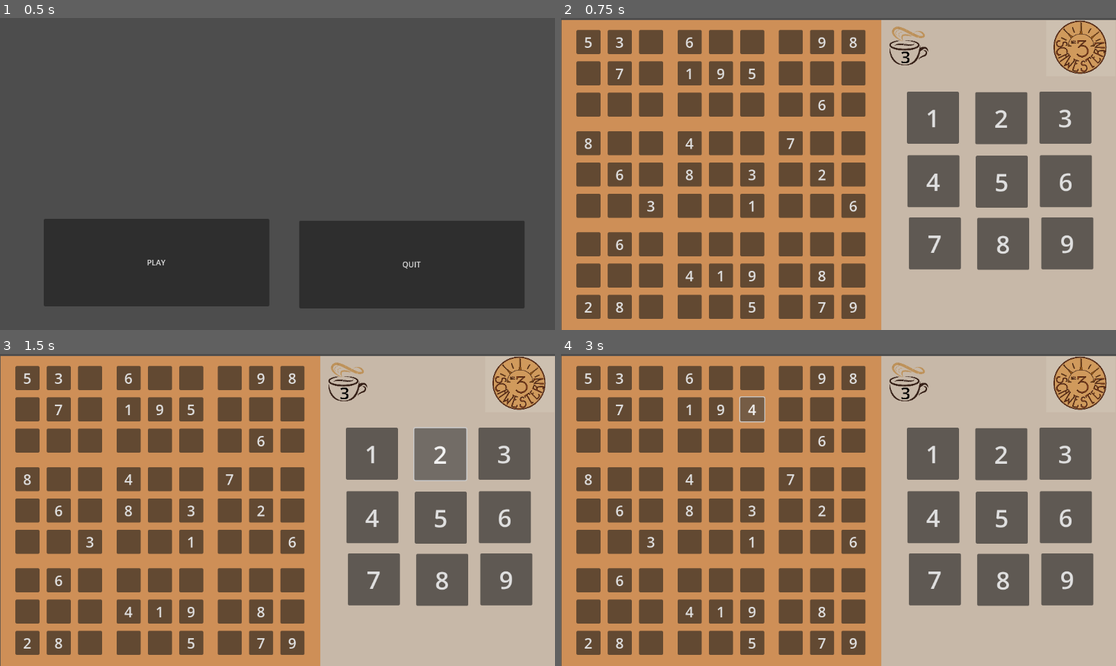
Above: before the commit, frames 1-4 (two rows, left to right).
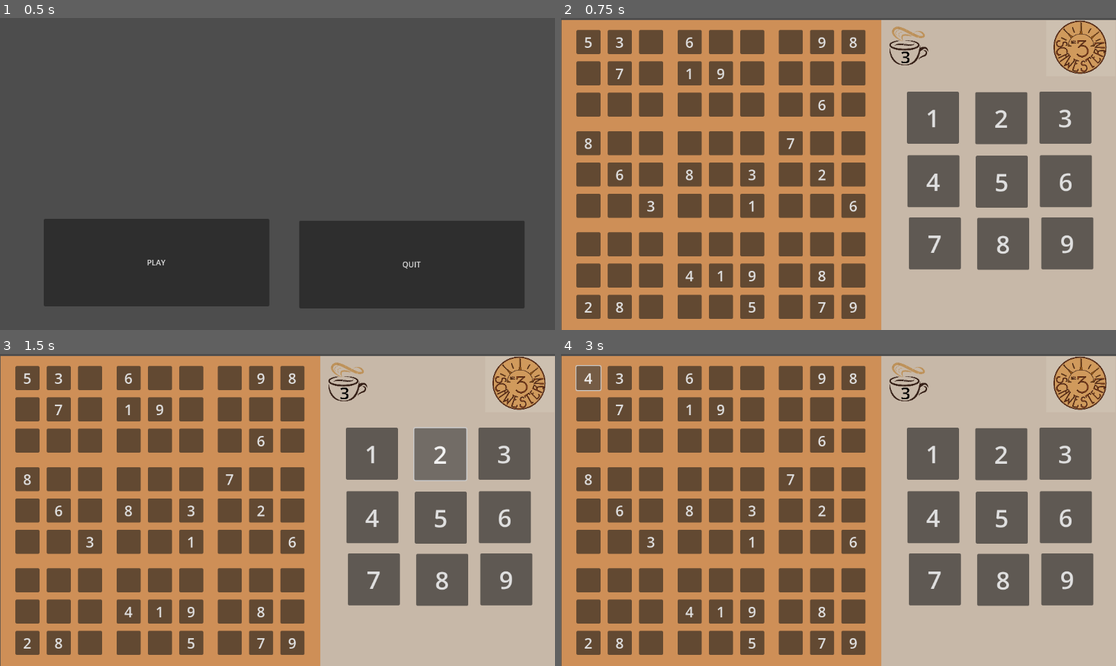
Above: after the commit, the same moments.

Repository: BorkerBrother/Sudoku
Game: Godot game, scene res://main.tscn
The game is run twice, just before and just after one commit, with the same random seed, the same clock (stepped at 60 frames per second) and the same inputs.
Inputs:
- Up to frame 1 (0.5 s): no input
- Up to frame 2 (0.75 s): click "PLAY" at 0.5 s
- Up to frame 3 (1.5 s): click "2" at 1.25 s
- Up to frame 4 (3 s): click "4" at 2 s; click "5" at 2.75 s

Frame 1 is identical in both runs. In frame 2, less than 0.1% of the frame differs, in the area x 9-36%, y 16-75%; in frame 3, less than 0.1%; in frame 4, 0.3%, in the area x 2-37%, y 3-75%.

Commit message:
Update Sudoku import

Diff:
--- a/Button_Sudoku.gd
+++ b/Button_Sudoku.gd
@@ -34,13 +34,13 @@
 	# // Get Buttons
 	var quadranten = gridContainer.get_children()
 
-	# Quadranten 0-8
+	# Quadranten 0-9
 	for i in range(0,9):
-		#Buttons 0-8
-		var buttons = quadranten[i]
+		#Buttons 0-9
+		var quadrant = quadranten[i]
 		for j in range (0,9):
 			#PRINT Values
-			var button = buttons.get_child(j)
+			var button = quadrant.get_child(j)
 			if Global.sudoku_key[i][j] > "0" :
 				button.text = str(Global.sudoku_key[i][j])
 
@@ -58,7 +58,7 @@
 		for j in range(9):
 			row.append(0)
 		Global.sudoku_key.append(row)
-	print(Global.sudoku_key)
+	#print(Global.sudoku_key)
 
 	var json_path = "res://data/test_spiel_1.json"
 	var json_resource = ResourceLoader.load(json_path)
@@ -74,5 +74,5 @@
 				print(Global.sudoku_key[i])
 				if i == 8:
 					Global.sudoku_loaded = true
-					print(Global.sudoku_key)
+					#print(Global.sudoku_key)
 					break
--- a/data/test_spiel_1.json
+++ b/data/test_spiel_1.json
@@ -1,12 +1,12 @@
 {
 	"puzzle": [
 		[5, 3, 0, 0, 7, 0, 0, 0, 0],
-		[6, 0, 0, 1, 9, 5, 0, 0, 0],
+		[6, 0, 0, 1, 9, 0, 0, 0, 0],
 		[0, 9, 8, 0, 0, 0, 0, 6, 0],
 		[8, 0, 0, 0, 6, 0, 0, 0, 3],
-		[4, 0, 0, 8, 0, 3, 0, 0, 1],
+		[0, 0, 0, 8, 0, 3, 0, 0, 1],
 		[7, 0, 0, 0, 2, 0, 0, 0, 6],
-		[0, 6, 0, 0, 0, 0, 2, 8, 0],
+		[0, 0, 0, 0, 0, 0, 2, 8, 0],
 		[0, 0, 0, 4, 1, 9, 0, 0, 5],
 		[0, 0, 0, 0, 8, 0, 0, 7, 9]
 	]
--- a/icon.svg
+++ /dev/null
@@ -1 +0,0 @@
-<svg height="128" width="128" xmlns="http://www.w3.org/2000/svg"><rect x="2" y="2" width="124" height="124" rx="14" fill="#363d52" stroke="#212532" stroke-width="4"/><g transform="scale(.101) translate(122 122)"><g fill="#fff"><path d="M105 673v33q407 354 814 0v-33z"/><path fill="#478cbf" d="m105 673 152 14q12 1 15 14l4 67 132 10 8-61q2-11 15-15h162q13 4 15 15l8 61 132-10 4-67q3-13 15-14l152-14V427q30-39 56-81-35-59-83-108-43 20-82 47-40-37-88-64 7-51 8-102-59-28-123-42-26 43-46 89-49-7-98 0-20-46-46-89-64 14-123 42 1 51 8 102-48 27-88 64-39-27-82-47-48 49-83 108 26 42 56 81zm0 33v39c0 276 813 276 813 0v-39l-134 12-5 69q-2 10-14 13l-162 11q-12 0-16-11l-10-65H447l-10 65q-4 11-16 11l-162-11q-12-3-14-13l-5-69z"/><path d="M483 600c3 34 55 34 58 0v-86c-3-34-55-34-58 0z"/><circle cx="725" cy="526" r="90"/><circle cx="299" cy="526" r="90"/></g><g fill="#414042"><circle cx="307" cy="532" r="60"/><circle cx="717" cy="532" r="60"/></g></g></svg>
